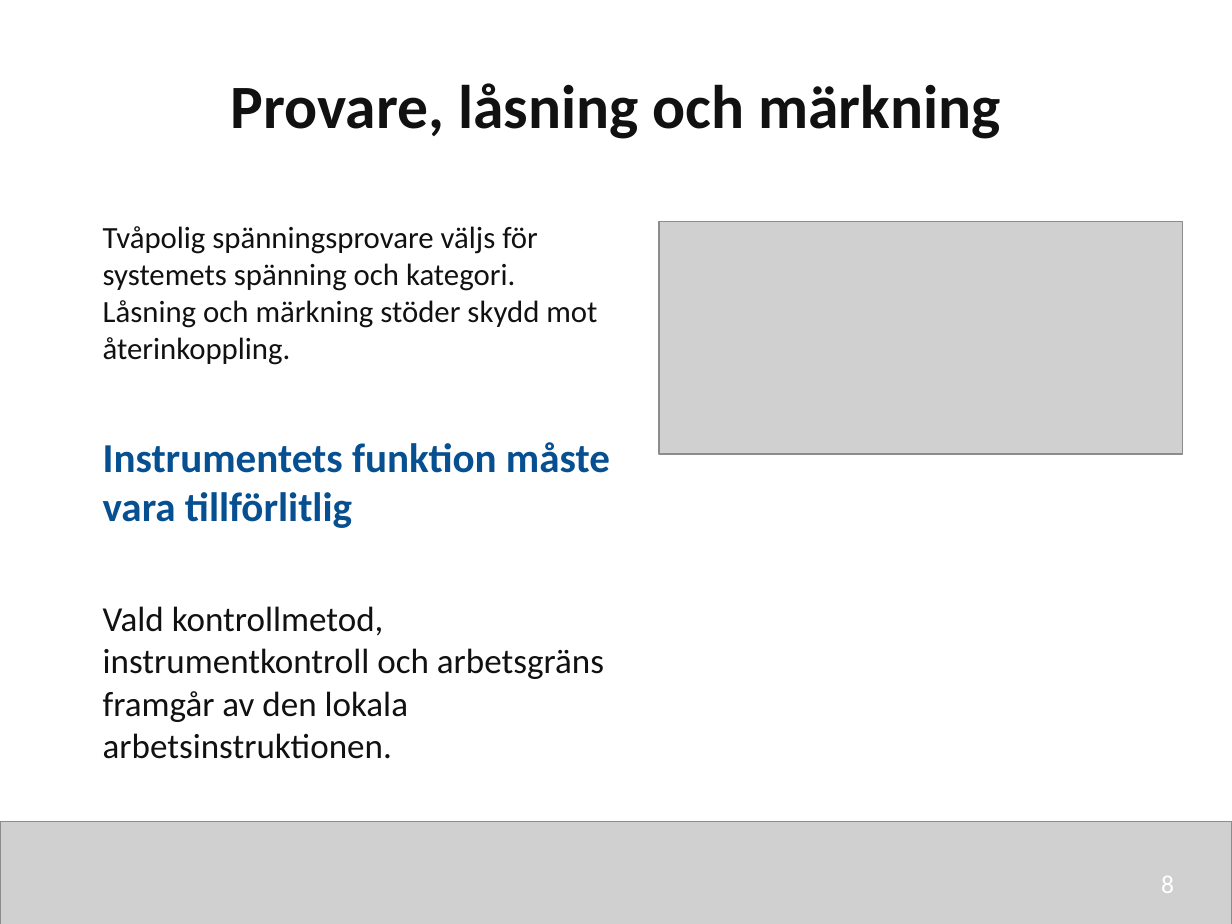
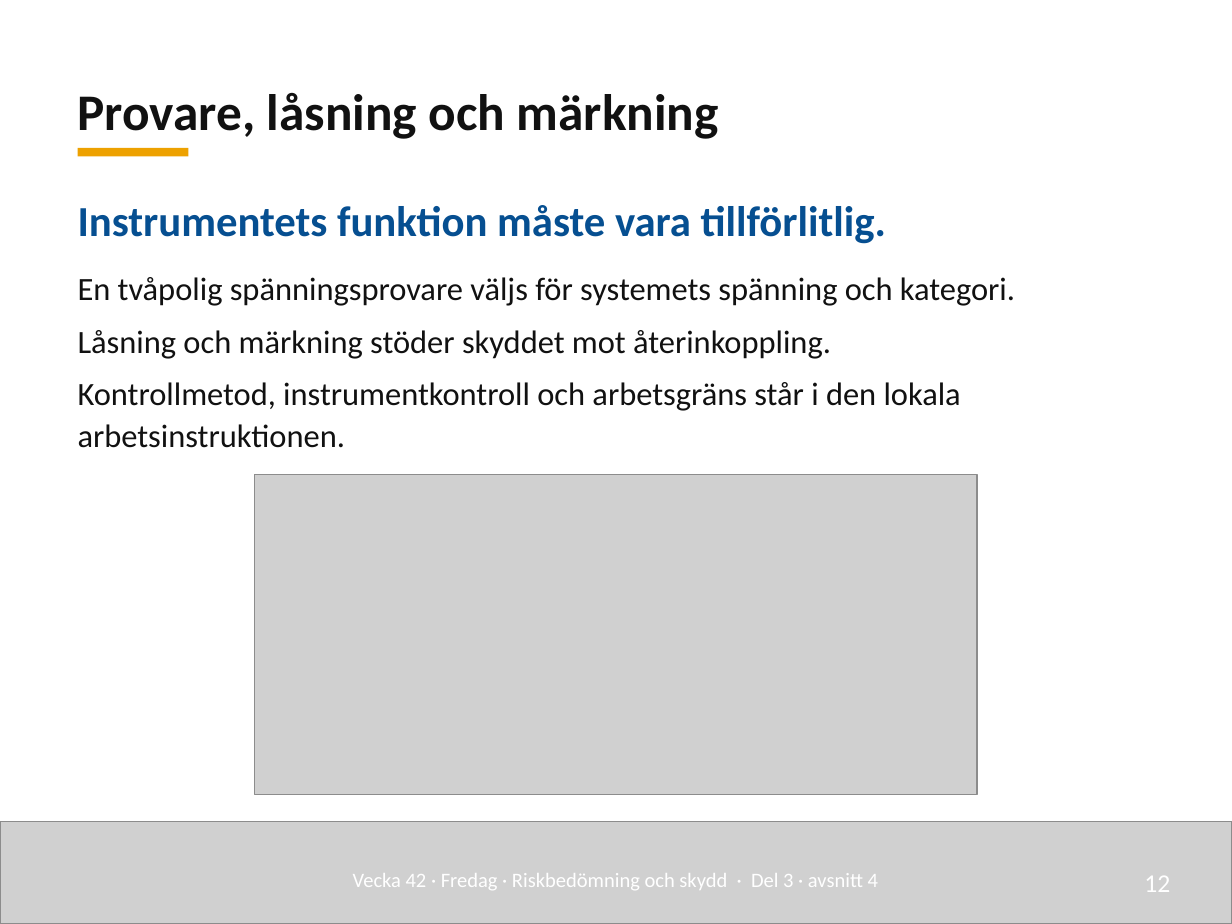
Before and after one commit to nj22az/nj22az.github.io, a slide deck: slide 12 of sjoskolan/vecka-42/aktuell/v42_03_Riskbedomning_och_skydd_elev.pptx (slide 8 before the commit). Drawn at 1232x924 pixels with LibreOffice and Linux fonts; fonts in the diff are those of the drawing; grey boxes stand for pictures. Boxes give left, top, right and bottom in pixels: in the first picture for what was removed or moved away, otherwise in the second. Text is boxed around its words. In the diff, an @@ line names an element or a change of style, - is before the commit and + after.

```diff
--- a/sjoskolan/vecka-42/aktuell/v42_03_Riskbedomning_och_skydd_elev.pptx
+++ b/sjoskolan/vecka-42/aktuell/v42_03_Riskbedomning_och_skydd_elev.pptx
@@ text "Provare, låsning och märkning": place and size @@
-text "Provare, låsning och märkning" at <box>231,83,1000,139</box>
+text "Provare, låsning och märkning" at <box>78,93,719,139</box>
@@ text "Provare, låsning och märkning" at <box>78,93,719,139</box>: size 36 to 30 pt; alignment centre to left; line spacing 1 to 1.08; vertical alignment top to bottom @@
@@ rectangle added at <box>78,148,188,156</box>, fill #EDA100 @@
@@ text at <box>78,205,1015,448</box>: text changed; size 18 to 19 pt @@
-Tvåpolig spänningsprovare väljs för systemets spänning och kategori.
-Låsning och märkning stöder skydd mot återinkoppling.
+Instrumentets funktion måste vara tillförlitlig.
+En tvåpolig spänningsprovare väljs för systemets spänning och kategori.
+Låsning och märkning stöder skyddet mot återinkoppling.
+Kontrollmetod, instrumentkontroll och arbetsgräns står i den lokala arbetsinstruktionen.
@@ text removed at <box>103,442,610,528</box> @@
-Instrumentets funktion måste vara tillförlitlig
@@ picture: place and size @@
-picture at <box>659,222,1183,453</box>
+picture at <box>255,474,977,795</box>
@@ text removed at <box>103,606,604,759</box> @@
-Vald kontrollmetod, instrumentkontroll och arbetsgräns
-framgår av den lokala arbetsinstruktionen.
@@ text added at <box>353,873,878,890</box>, 12 pt, text #FFFFFF @@
+Vecka 42 · Fredag · Riskbedömning och skydd · Del 3 · avsnitt 4
@@ text added at <box>1144,876,1170,892</box>, 15 pt, text #FFFFFF @@
+12
@@ text removed at <box>1161,876,1174,893</box> @@
-8
```
Also in this commit, not shown: 9 other slides changed, 11 slides added, 26 slides removed, 49 other files.
